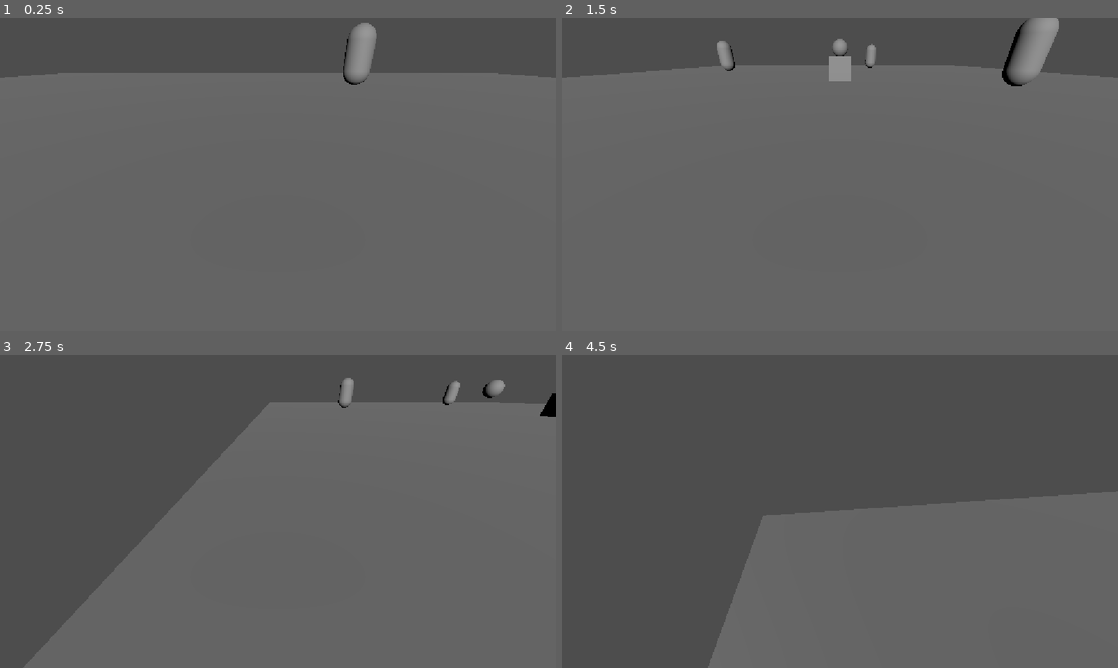
Above: before the commit, frames 1-4 (two rows, left to right).
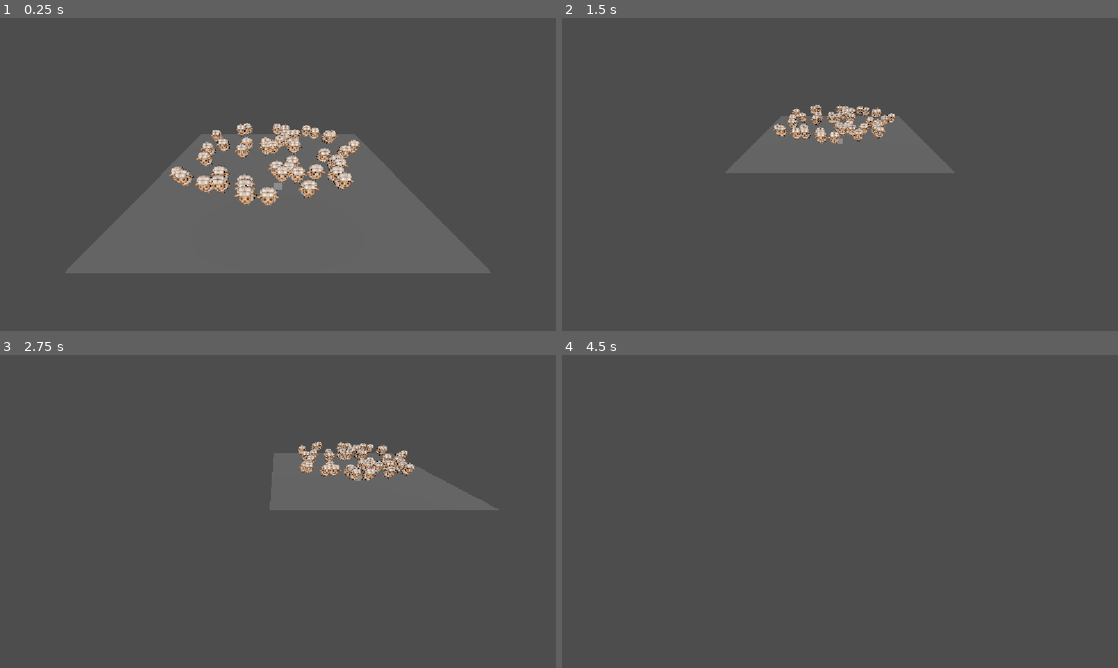
Above: after the commit, the same moments.

Repository: jumper385/kelpie-herders
Game: Godot game, scene res://node_3d.tscn
The game is run twice, just before and just after one commit, with the same random seed, the same clock (stepped at 60 frames per second) and the same inputs.
Inputs (mouse positions are in pixels of both pictures, inside the frame that each line leads up to):
- Up to frame 1 (0.25 s): no input
- Up to frame 2 (1.5 s): tap Enter at 0.5 s; move the mouse to (962, 158) at 0.52 s; hold S (cam_back) 0.53-1.25 s; click (962, 158) at 0.67 s; drag from (728, 190) to (812, 237) at 1.27 s
- Up to frame 3 (2.75 s): tap Space at 2 s; move the mouse to (333, 442) at 2.02 s; hold A (cam_left) from 2.03 s (still down); click (333, 442) at 2.17 s
- Up to frame 4 (4.5 s): release A (cam_left) at 2.75 s; drag from (812, 574) to (673, 464) at 2.77 s; move the mouse to (1006, 558) at 3.52 s; hold Q (cam_rotate_left) 3.53-4.25 s; click (1006, 558) at 3.67 s; drag from (673, 464) to (756, 433) at 4.27 s

The runs differ from the first frame. In frame 1, 22% of the frame differs, in the area x 0-100%, y 1-60%; in frame 2, 22%; in frame 3, 12%; in frame 4, 5.8%.

Commit message:
feat: boid with kelpie avoidance implemented

Diff:
--- a/character_body_3d.tscn
+++ b/Kelpie.tscn
@@ -6,8 +6,10 @@
 
 [sub_resource type="SphereMesh" id="SphereMesh_srnfd"]
 
-[node name="CharacterBody3D" type="CharacterBody3D" unique_id=173224689]
+[node name="Kelpie" type="CharacterBody3D" unique_id=173224689]
 script = ExtResource("1_iwpo4")
+
+[node name="NavigationAgent3D" type="NavigationAgent3D" parent="." unique_id=909343704]
 
 [node name="CollisionShape3D" type="CollisionShape3D" parent="." unique_id=1428055568]
 shape = SubResource("SphereShape3D_srnfd")
--- /dev/null
+++ b/MainSceneController.gd
@@ -0,0 +1,23 @@
+extends Node3D
+
+@export var sheep_scene: PackedScene
+@export var sheep_count: int = 10
+@export var spawn_radius: float = 10.0
+
+# Called when the node enters the scene tree for the first time.
+func _ready() -> void:
+	for i in range(sheep_count):
+		var sheep := sheep_scene.instantiate()
+		add_child(sheep)
+
+		var offset := Vector3(
+			randf_range(-spawn_radius, spawn_radius),
+			2,
+			randf_range(-spawn_radius, spawn_radius)
+		)
+
+		sheep.global_position = global_position + offset
+		sheep.add_to_group("sheep")
+
+func _process(delta: float) -> void:
+	pass
--- a/SheepCharacterBody.tscn
+++ b/SheepCharacterBody.tscn
@@ -1,18 +1,38 @@
 [gd_scene format=3 uid="uid://byoglotrcgreu"]
 
 [ext_resource type="Script" uid="uid://byi3jseg6gr0n" path="res://SheepCharacterCtrl.gd" id="1_5pryi"]
+[ext_resource type="PackedScene" uid="uid://cdqdmie0mvyfd" path="res://assets/sheep/scene.gltf" id="2_qjxts"]
 
-[sub_resource type="CapsuleMesh" id="CapsuleMesh_srnfd"]
+[sub_resource type="SphereShape3D" id="SphereShape3D_srnfd"]
+radius = 1.0786514
 
-[sub_resource type="CapsuleShape3D" id="CapsuleShape3D_srnfd"]
+[sub_resource type="SphereShape3D" id="SphereShape3D_prnio"]
 
 [node name="Sheep" type="CharacterBody3D" unique_id=688084681]
 script = ExtResource("1_5pryi")
+move_speed = 3.0
+kelpie_avoid_radius = 12.0
+separation_weight = 8.0
+boid_sep_radius = 4.0
+alignment_weight = 1.0
+cohesion_weight = 0.001
+avoidance_weight = 30.0
+random_weight = 0.05
 
-[node name="MeshInstance3D" type="MeshInstance3D" parent="." unique_id=1101228372]
-mesh = SubResource("CapsuleMesh_srnfd")
-
-[node name="CollisionShape3D" type="CollisionShape3D" parent="." unique_id=721212201]
-shape = SubResource("CapsuleShape3D_srnfd")
+[node name="Sketchfab_Scene" parent="." unique_id=1699067408 instance=ExtResource("2_qjxts")]
+transform = Transform3D(1, 0, 0, 0, 1, 0, 0, 0, 1, 0, 1.002097, 0)
 
 [node name="NavigationAgent3D" type="NavigationAgent3D" parent="." unique_id=89980500]
+avoidance_enabled = true
+use_3d_avoidance = true
+debug_enabled = true
+
+[node name="CollisionShape3D" type="CollisionShape3D" parent="." unique_id=1508600926]
+transform = Transform3D(1, 0, 0, 0, 1, 0, 0, 0, 1, 0, 1.0192217, -0.2306211)
+shape = SubResource("SphereShape3D_srnfd")
+
+[node name="NeighbourDetection" type="Area3D" parent="." unique_id=2042415468]
+
+[node name="CollisionShape3D" type="CollisionShape3D" parent="NeighbourDetection" unique_id=700094953]
+transform = Transform3D(15, 0, 0, 0, 15, 0, 0, 0, 15, 0, 0, 0)
+shape = SubResource("SphereShape3D_prnio")
--- a/SheepCharacterCtrl.gd
+++ b/SheepCharacterCtrl.gd
@@ -1,97 +1,153 @@
 extends CharacterBody3D
 
 @export var move_speed: float = 2.0
-@export var wander_radius: float = 12.0
-@export var wait_time_min: float = 0.5
-@export var wait_time_max: float = 2.0
 @export var gravity: float = 20.0
+@export var kelpie_avoid_radius: float = 5.0
 
-@onready var nav_agent: NavigationAgent3D = $NavigationAgent3D
+# boid configs
+@export var separation_weight: float = 5
+@export var boid_sep_radius: float = 8
+@export var alignment_weight: float = 0.2
+@export var cohesion_weight: float =  0.4
+@export var avoidance_weight: float = 10.0
+@export var random_weight: float = 0.1
+@export var boid_radius: float = 8
 
-var waiting := false
+@onready var neighbour_area: Area3D = $NeighbourDetection
+
 var nav_ready := false
+var nav_map: RID
 
 
 func _ready() -> void:
 	randomize()
-
-	nav_agent.path_desired_distance = 1
-	nav_agent.target_desired_distance = 1
-
+	nav_map = get_world_3d().navigation_map
 	await wait_for_nav_map_ready()
-
 	nav_ready = true
-	pick_new_wander_target()
 
 
 func wait_for_nav_map_ready() -> void:
-	var map := get_world_3d().navigation_map
-
-	while NavigationServer3D.map_get_iteration_id(map) == 0:
+	while NavigationServer3D.map_get_iteration_id(nav_map) == 0:
 		await get_tree().physics_frame
-
 	await NavigationServer3D.map_changed
 
-	print("Navigation map is ready")
+
+func calculate_separation(neighbours: Array[Node3D]) -> Vector3:
+	var dir := Vector3.ZERO
+	var count := 0
+	for sheep in neighbours:
+		var d := global_position.distance_to(sheep.global_position)
+		if d < boid_sep_radius and d > 0:
+			var diff := (global_position - sheep.global_position)
+			diff.y = 0
+			diff = diff.normalized()
+			diff /= d
+			dir += diff
+			count += 1
+	if count > 0:
+		dir /= count
+	return dir
+
+func calculate_threat(neighbours: Array[Node3D]) -> Vector3:
+	var dir := Vector3.ZERO
+	var count := 0
+	for kelpie in neighbours:
+		var d = global_position.distance_to(kelpie.global_position)
+		if d < kelpie_avoid_radius and d > 0:
+			var diff := (global_position - kelpie.global_position)
+			diff.y = 0
+			diff = diff.normalized()
+			diff /= d
+			dir += diff
+			count += 1
+	if count > 0:
+		dir /= count
+
+	return dir
 
 
-func pick_new_wander_target() -> void:
-	var random_offset := Vector3(
-		randf_range(-wander_radius, wander_radius),
-		0.0,
-		randf_range(-wander_radius, wander_radius)
+func calculate_alignment(neighbours: Array[Node3D]) -> Vector3:
+	var dir := Vector3.ZERO
+	var count := 0
+
+	for sheep in neighbours:
+		count += 1
+		dir += sheep.velocity
+
+	if count > 0:
+		dir /= count
+		dir.y = 0
+		dir = dir.normalized() * move_speed
+		dir = (dir - velocity).limit_length(2.5)
+
+	return dir
+
+
+func calculate_cohesion(neighbours: Array[Node3D]) -> Vector3:
+	var center := Vector3.ZERO
+	var count := 0
+
+	for sheep in neighbours:
+		center += sheep.global_position
+		count += 1
+
+	if count > 0:
+		center /= count
+		var desired := (center - global_position)
+		desired.y = 0
+		desired = desired.normalized() * move_speed
+		return (desired - velocity).limit_length(2.5)
+
+	return Vector3.ZERO
+
+
+func calculate_boid_vector(neighbours: Array[Node3D]) -> Vector3:
+
+	var good_neighbours = neighbours.filter(func(body): return body != self and body.is_in_group("sheep"))
+	var bad_neighbours = neighbours.filter(func(body): return body != self and body.is_in_group("kelpie"))
+
+	var threat_v = calculate_threat(bad_neighbours)
+
+	var sep_v := calculate_separation(good_neighbours)
+	var align_v := calculate_alignment(good_neighbours)
+	var cohes_v := calculate_cohesion(good_neighbours)
+
+	var random_v = Vector3(
+		randf_range(-1, 1),
+		0,
+		randf_range(-1,1),
 	)
+	var good_sep = sep_v * separation_weight + align_v * alignment_weight + cohes_v * cohesion_weight + random_v * random_weight
+	var bad_sep = threat_v * avoidance_weight
 
-	var raw_target := global_position + random_offset
-	var map := get_world_3d().navigation_map
-	var map_target := NavigationServer3D.map_get_closest_point(map, raw_target)
-
-	nav_agent.target_position = map_target
-
-	print("Sheep wandering to: ", map_target)
-
+	return good_sep + bad_sep
 
 func _physics_process(delta: float) -> void:
 	if not nav_ready:
 		return
 
-	if waiting:
-		return
+	var neighbours := neighbour_area.get_overlapping_bodies()
+	var boid_v := calculate_boid_vector(neighbours)
 
-	if nav_agent.is_navigation_finished():
-		wait_then_pick_new_target()
-		return
-
-	var next_path_position := nav_agent.get_next_path_position()
-
-	var direction := next_path_position - global_position
-	direction.y = 0.0
-
-	if direction.length() < 0.05:
-		velocity.x = 0.0
-		velocity.z = 0.0
-		move_and_slide()
-		return
-
-	direction = direction.normalized()
-
-	velocity.x = direction.x * move_speed
-	velocity.z = direction.z * move_speed
+	# boid_v IS the velocity now — no path-following, no destination
+	var target_velocity := Vector3(boid_v.x, 0, boid_v.z) * 3
+	velocity.x = lerp(velocity.x, target_velocity.x, 5.0 * delta)
+	velocity.z = lerp(velocity.z, target_velocity.z, 5.0 * delta)
 
 	if not is_on_floor():
 		velocity.y -= gravity * delta
 
+	# Constrain the intended next position back onto the navmesh
+	var intended_pos := global_position + velocity * delta
+	var clamped_pos := NavigationServer3D.map_get_closest_point(nav_map, intended_pos)
+	# Only correct horizontally — let gravity/move_and_slide still own vertical movement
+	var correction := clamped_pos - intended_pos
+	correction.y = 0
+	velocity.x += correction.x / delta
+	velocity.z += correction.z / delta
+
+	if velocity.length() > 0.05:
+		var target_angle := atan2(velocity.x, velocity.z)
+		rotation.y = lerp_angle(rotation.y, target_angle, 8.0 * delta)
+
 	move_and_slide()
-
-
-func wait_then_pick_new_target() -> void:
-	waiting = true
-
-	velocity.x = 0.0
-	velocity.z = 0.0
-
-	var wait_time := randf_range(wait_time_min, wait_time_max)
-	await get_tree().create_timer(wait_time).timeout
-
-	pick_new_wander_target()
-	waiting = false
--- a/node_3d.tscn
+++ b/node_3d.tscn
@@ -1,8 +1,9 @@
 [gd_scene format=3 uid="uid://qndy8b0oonko"]
 
-[ext_resource type="PackedScene" uid="uid://c135h6jjfpqy3" path="res://character_body_3d.tscn" id="1_a202f"]
+[ext_resource type="Script" uid="uid://xpw7qothqg0k" path="res://MainSceneController.gd" id="1_r3fl7"]
 [ext_resource type="PackedScene" uid="uid://c754e0283tjkd" path="res://RTSCameraRig.tscn" id="2_noarx"]
 [ext_resource type="PackedScene" uid="uid://byoglotrcgreu" path="res://SheepCharacterBody.tscn" id="3_a0tk4"]
+[ext_resource type="PackedScene" uid="uid://c135h6jjfpqy3" path="res://Kelpie.tscn" id="3_r3fl7"]
 
 [sub_resource type="NavigationMesh" id="NavigationMesh_noarx"]
 vertices = PackedVector3Array(-14.56543, 0.45, 14.5, -0.8154297, 0.45, 5.25, -1.0654297, 0.45, 3.25, -14.56543, 0.45, -14.5, 14.68457, 0.45, 14.5, 1.1845703, 0.45, 5, 0.9345703, 0.45, 3, 14.68457, 0.45, -14.5)
@@ -15,12 +16,16 @@
 size = Vector3(30.13086, 0.01586914, 29.922852)
 
 [node name="MainScene" type="Node3D" unique_id=722219510]
+script = ExtResource("1_r3fl7")
+sheep_scene = ExtResource("3_a0tk4")
+sheep_count = 50
 
 [node name="DirectionalLight3D" type="DirectionalLight3D" parent="." unique_id=1979133199]
 transform = Transform3D(1, 0, 0, 0, 0.89857644, 0.438817, 0, -0.438817, 0.89857644, 0, 1.4715922, 2.6488564)
 
 [node name="RTSCameraRig" parent="." unique_id=849406773 node_paths=PackedStringArray("controlled_character") instance=ExtResource("2_noarx")]
-controlled_character = NodePath("../CharacterBody3D")
+transform = Transform3D(1, 0, 0, 0, 1, 0, 0, 0, 1, 0, 12.1942835, 22.932486)
+controlled_character = NodePath("../Kelpie")
 
 [node name="NavigationRegion3D" type="NavigationRegion3D" parent="." unique_id=357093799]
 navigation_mesh = SubResource("NavigationMesh_noarx")
@@ -38,21 +43,5 @@
 [node name="MeshInstance3D" type="MeshInstance3D" parent="NavigationRegion3D/Floor" unique_id=975526758]
 mesh = SubResource("BoxMesh_srnfd")
 
-[node name="CharacterBody3D" parent="." unique_id=173224689 instance=ExtResource("1_a202f")]
-transform = Transform3D(1, 0, 0, 0, 1, 0, 0, 0, 1, -0.0034956932, 1.7293786, -0.13990939)
-speed = 3
-fall_accel = 10
-
-[node name="NavigationAgent3D" type="NavigationAgent3D" parent="CharacterBody3D" unique_id=1773899497]
-
-[node name="Sheep" parent="." unique_id=1466526719 instance=ExtResource("3_a0tk4")]
-transform = Transform3D(1, 0, 0, 0, 1, 0, 0, 0, 1, 3.032733, 1.0283904, -7.854652)
-
-[node name="Sheep2" parent="." unique_id=688084681 instance=ExtResource("3_a0tk4")]
-transform = Transform3D(1, 0, 0, 0, 1, 0, 0, 0, 1, 6.065466, 1.117789, 7.668968)
-
-[node name="Sheep3" parent="." unique_id=642205945 instance=ExtResource("3_a0tk4")]
-transform = Transform3D(1, 0, 0, 0, 1, 0, 0, 0, 1, -8.758298, 1.0319781, -2.8015347)
-
-[node name="Sheep4" parent="." unique_id=1570586841 instance=ExtResource("3_a0tk4")]
-transform = Transform3D(1, 0, 0, 0, 1, 0, 0, 0, 1, 12.130932, 1.1649094, 0)
+[node name="Kelpie" parent="." unique_id=173224689 groups=["kelpie"] instance=ExtResource("3_r3fl7")]
+transform = Transform3D(1, 0, 0, 0, 1, 0, 0, 0, 1, 0, 1.0302343, 0)
--- /dev/null
+++ b/test-export/icon.svg
@@ -0,0 +1 @@
+<svg xmlns="http://www.w3.org/2000/svg" width="128" height="128"><rect width="124" height="124" x="2" y="2" fill="#363d52" stroke="#212532" stroke-width="4" rx="14"/><g fill="#fff" transform="translate(12.322 12.322)scale(.101)"><path d="M105 673v33q407 354 814 0v-33z"/><path fill="#478cbf" d="m105 673 152 14q12 1 15 14l4 67 132 10 8-61q2-11 15-15h162q13 4 15 15l8 61 132-10 4-67q3-13 15-14l152-14V427q30-39 56-81-35-59-83-108-43 20-82 47-40-37-88-64 7-51 8-102-59-28-123-42-26 43-46 89-49-7-98 0-20-46-46-89-64 14-123 42 1 51 8 102-48 27-88 64-39-27-82-47-48 49-83 108 26 42 56 81zm0 33v39c0 276 813 276 814 0v-39l-134 12-5 69q-2 10-14 13l-162 11q-12 0-16-11l-10-65H446l-10 65q-4 11-16 11l-162-11q-12-3-14-13l-5-69z"/><path d="M483 600c0 34 58 34 58 0v-86c0-34-58-34-58 0z"/><circle cx="725" cy="526" r="90"/><circle cx="299" cy="526" r="90"/></g><g fill="#414042" transform="translate(12.322 12.322)scale(.101)"><circle cx="307" cy="532" r="60"/><circle cx="717" cy="532" r="60"/></g></svg>
Not shown, added: MainSceneController.gd.uid
Not shown, added: assets/sheep/license.txt
Binary file added: assets/sheep/scene.bin
Not shown, added: assets/sheep/scene.gltf
Not shown, added: assets/sheep/scene.gltf.import
Binary file added: assets/sheep/textures/Material_baseColor.png
Not shown, added: assets/sheep/textures/Material_baseColor.png.import
Not shown, added: export_presets.cfg
Binary file added: test-export/RTSCameraRigCtrl.gdc
Not shown, added: test-export/RTSCameraRigCtrl.gdc.uid
Binary file added: test-export/SheepCharacterCtrl.gdc
Not shown, added: test-export/SheepCharacterCtrl.gdc.uid
(and 19 more such lines)
